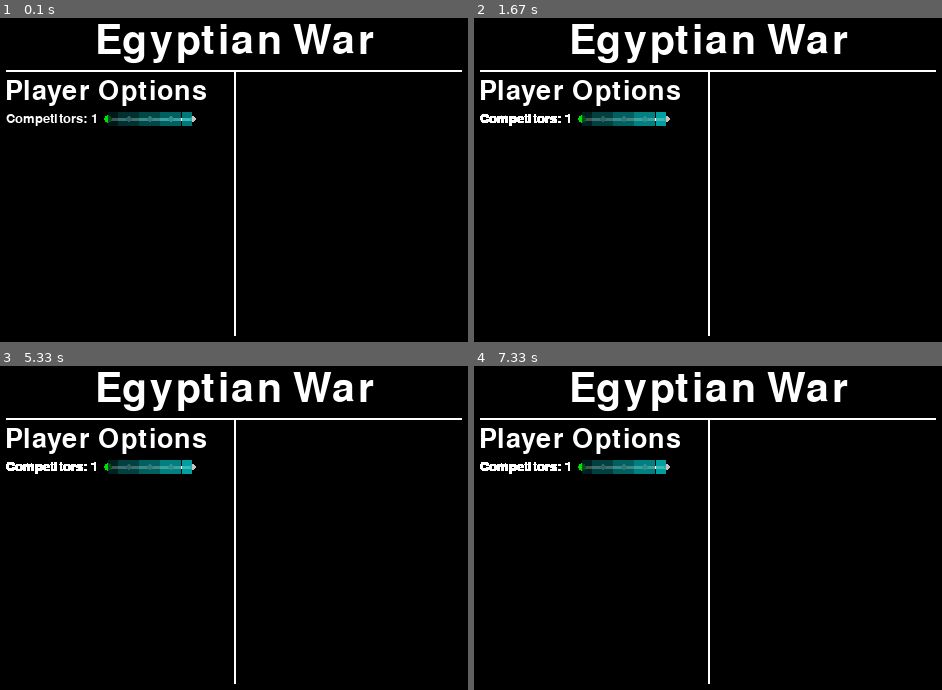
Above: before the commit, frames 1-4 (two rows, left to right).
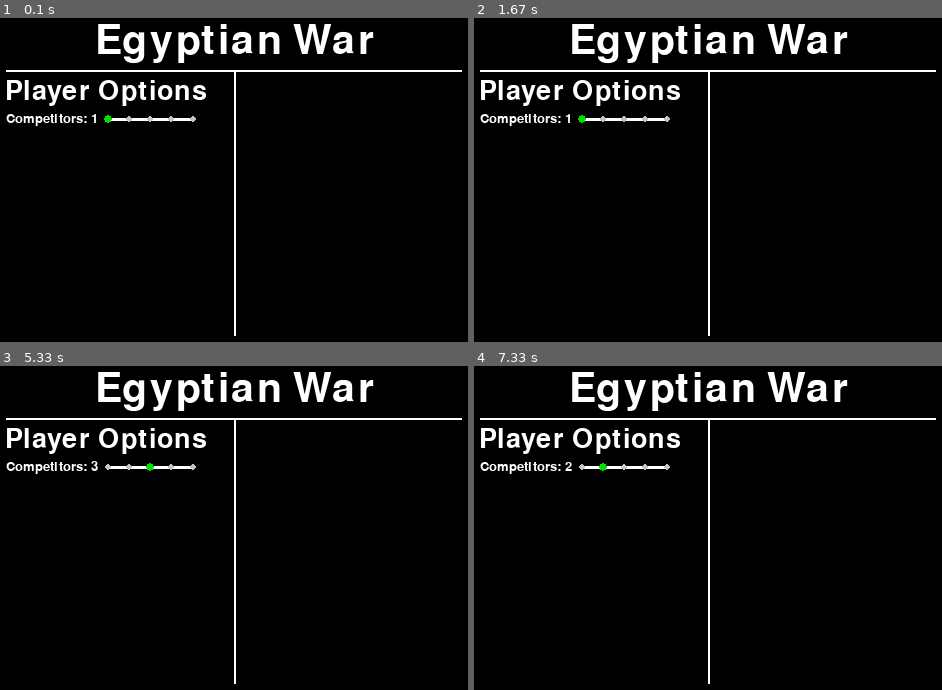
Above: after the commit, the same moments.

Repository: vposby/python
Game: pygame game, started from games/ers.py
The game is run twice, just before and just after one commit, with the same random seed, the same clock (stepped at 60 frames per second) and the same inputs.
Inputs (mouse positions are in pixels of both pictures, inside the frame that each line leads up to):
- Up to frame 1 (0.1 s): no input
- Up to frame 2 (1.67 s): click (548, 261) at 0.88 s
- Up to frame 3 (5.33 s): click (112, 589) at 4.95 s; click (159, 628) at 5.28 s
- Up to frame 4 (7.33 s): move the mouse to (605, 583) at 7.3 s

The runs differ from the first frame. In frame 1, 0.7% of the frame differs, in the area x 23-42%, y 29-34%; in frame 2, 1.0%; in frame 3, 1.0%, in the area x 1-42%, y 29-34%; in frame 4, 1.0%.

Commit message:
slider interactivity progress

Diff:
--- a/games/ers.py
+++ b/games/ers.py
@@ -30,11 +30,12 @@
 class Slider:
 	global screen, width, height, clicked, mouseX, mouseY
 	def __init__(self,pos,id,min,max,val):
-		self.id = smallFont.render(id + ": " + str(val),1,white)
+		self.id = id + ": " + str(val)
+		caption = smallFont.render(self.id,1,white)
 		(x,y) = (int(pos[0]),int(pos[1]))
-		leftEnd = int(x+self.id.get_width()+(width/50))
+		leftEnd = int(x+caption.get_width()+(width/50))
 		rightEnd = int(leftEnd+(width/6))
-		sldrHt = int(y+(self.id.get_height()/2))
+		sldrHt = int(y+(caption.get_height()/2))
 		self.pos = [pos,leftEnd,rightEnd,sldrHt,[]]
 		self.min = min #as integer
 		self.max = max #as integer
@@ -47,44 +48,34 @@
 				self.pos[4].append([green,(leftEnd+widthMod,sldrHt),4])
 
 	def draw(self):
+		caption = smallFont.render(self.id,1,white)
 		(x,y) = (self.pos[0][0]-(width/100),self.pos[0][1])
-		(w,h) = (self.pos[0][0]-self.pos[1]+(width/100),self.id.get_height())
+		(w,h) = (self.pos[2]-self.pos[0][0]+(width/100),caption.get_height())
 		pygame.draw.rect(screen,black,(x,y,w,h))
-		screen.blit(self.id,self.pos[0])
+		screen.blit(caption,self.pos[0])
 		pygame.draw.line(screen,white,(self.pos[1],self.pos[3]),(self.pos[2],self.pos[3]),3)
 		for x in range(len(self.pos[4])):
 			pygame.draw.circle(screen,self.pos[4][x][0],self.pos[4][x][1],self.pos[4][x][2])
-		#start transparent rect code
-		w1 = self.pos[4][1][1][0]-self.pos[1]
-		w2 = w1/2
-		for i in range(len(self.pos[4])):
-			if i == 0:
-				(x,y) = (int(self.pos[1]),int(self.pos[0][1]))
-				(w,h) = (w2,int(self.id.get_height()))
-			elif i+1 == len(self.pos[4]):
-				(x,y) = (int(self.pos[4][i][1][0]-w2),int(self.pos[0][1]))
-				(w,h) = (w2,int(self.id.get_height()))
-			else:
-				(x,y) = (int(self.pos[4][i][1][0])-w2,int(self.pos[0][1]))
-				(w,h) = (w1,int(self.id.get_height()))
-			temp = pygame.Surface((w,h),pygame.SRCALPHA)
-			temp.fill((0,32*(i+1),32*(i+1),192))
-			screen.blit(temp,(x,y))
-		#end transparent rect code
-		pygame.display.update((x,y,w,h))
+		pygame.display.update() #(x,y,w,h)
 
 	def click(self):
-		area = int(self.pos[4][1][1][0]-self.pos[1])
-		area2 = area/2
+		area = int(self.pos[4][1][1][0]-self.pos[1])/2
 		for x in range(len(self.pos[4])):
 			if x == 0:
-				if mouseX>self.pos[1] and mouseX<self.pos[1]+area2:
+				if mouseX>self.pos[1] and mouseX<self.pos[1]+area:
 					self.val = self.min
 			elif x+1 == len(self.pos[4]):
-				if mouseX>self.pos[2]-area2 and mouseX<self.pos[2]:
+				if mouseX>self.pos[2]-area and mouseX<self.pos[2]:
 					self.val = self.max
 			elif mouseX>self.pos[4][x][1][0]-area and mouseX<self.pos[4][x][1][0]+area:
 					self.val = x + 1
+
+			self.id = self.id.replace(self.id[len(self.id)-1],str(self.val))
+
+			if x+1 != self.val:
+				(self.pos[4][x][0],self.pos[4][x][2])=(grey,3)
+			else:
+				(self.pos[4][x][0],self.pos[4][x][2])=(green,4)
 		self.draw()
 
 
@@ -222,12 +213,12 @@
 
 	(mouseX,mouseY) = pygame.mouse.get_pos()
 
-	if clicked == True:
-		if scrName == 'Lobby':
-			if mouseY>sldrCompCount.pos[0][1] \
-			and mouseY>sldrCompCount.pos[0][1]+sldrCompCount.id.get_height() \
-			and mouseX>sldrCompCount.pos[0][0] \
-			and mouseX<sldrCompCount.pos[2]: sldrCompCount.click() #no else
+	if scrName == 'Lobby':
+		if mouseY>sldrCompCount.pos[0][1] \
+		and mouseY>sldrCompCount.pos[0][1]+sldrCompCount.pos[3] \
+		and mouseX>sldrCompCount.pos[0][0] \
+		and mouseX<sldrCompCount.pos[2] \
+		and clicked == True: sldrCompCount.click() #no else
 
 	#PRESERVE CODE BELOW
 	"""
